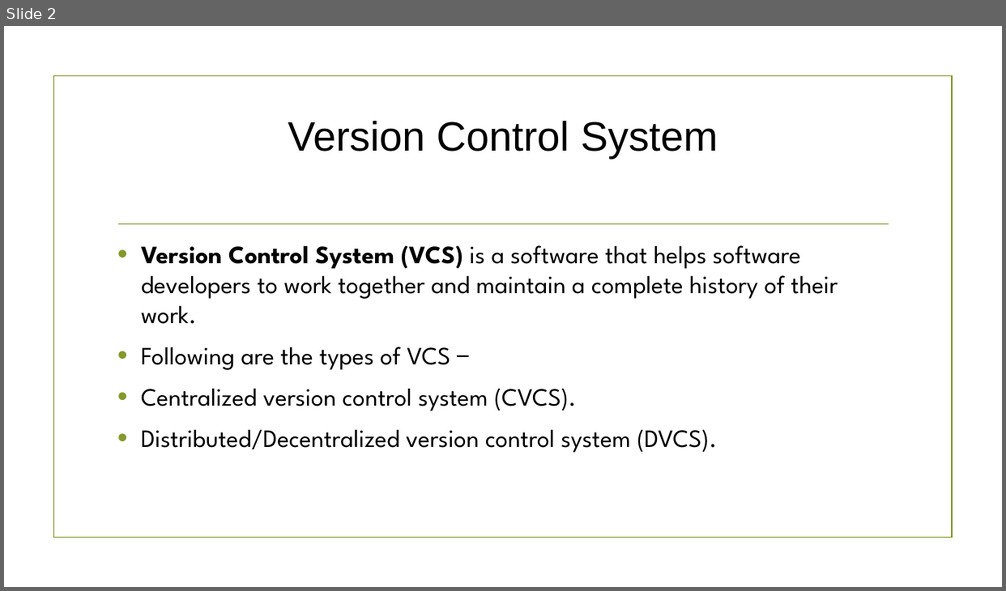
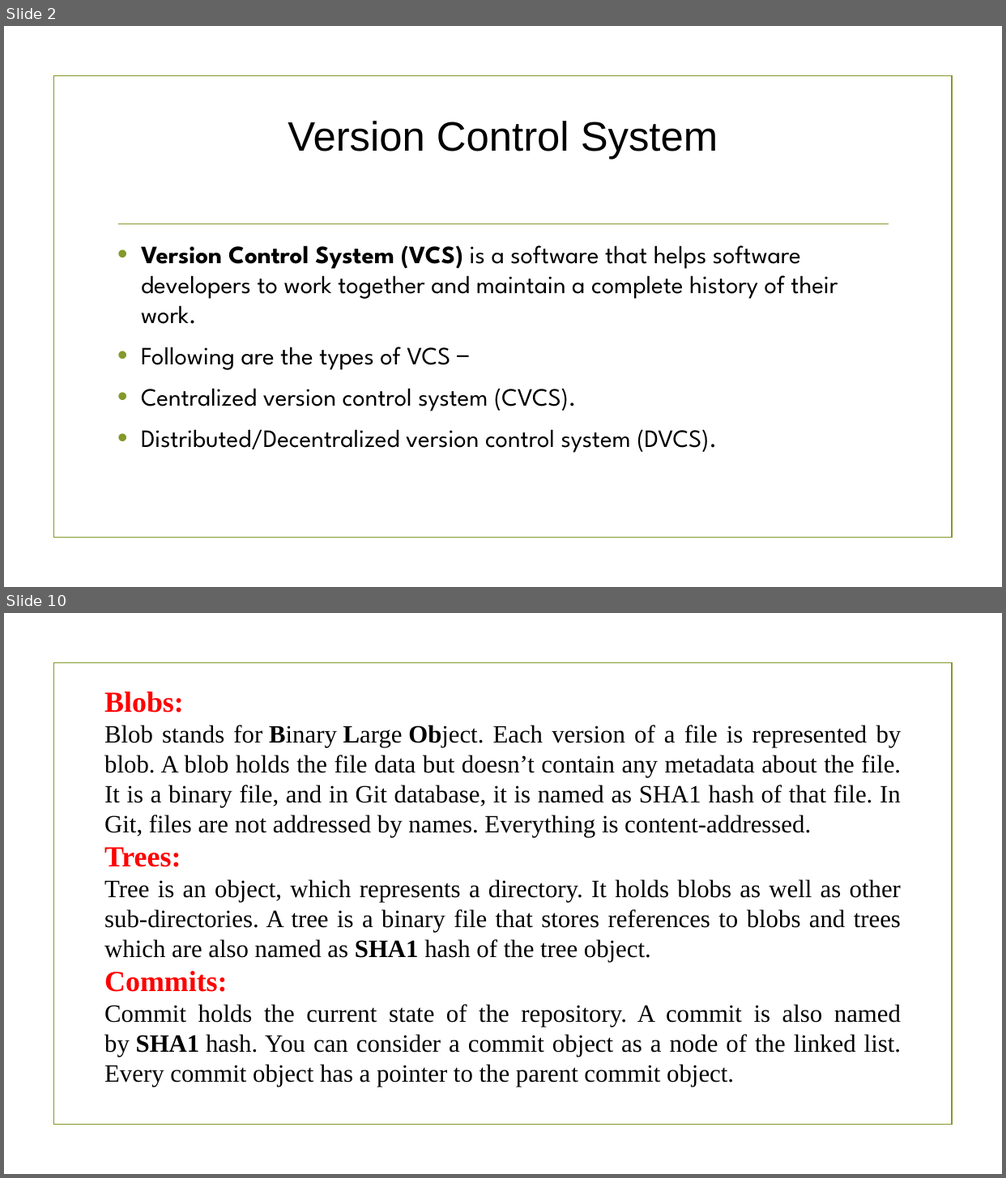
Before and after one commit to Rameshwar-Sarma/sumit, a slide deck: git.pptx. Shown one above the other, each under a label of ours: slide 2 before the commit, slides 2 and 10 after it; the slides between them are not shown. The pictures are 1006x591 and 1006x1178 pixels, drawn with LibreOffice and Linux fonts; fonts in the diff are those of the drawing; background and template pictures are left out. Boxes give left, top, right and bottom in pixels: in the first picture for what was removed or moved away, otherwise in the second. Text is boxed around its words. In the diff, an @@ line names an element or a change of style, - is before the commit and + after.

Commit message:
commands committed

```diff
--- a/git.pptx
+++ b/git.pptx
@@ slide 10 added at (4,613,1002,1174), background picture (left out); not listed: 1 template element that a slide beside it also shows @@
@@ text added at (104,692,901,1087), 24 pt, text #000000 @@
+Blobs:
+Blob stands for Binary Large Object. Each version of a file is represented by blob. A blob holds the file data but doesn’t contain any metadata about the file. It is a binary file, and in Git database, it is named as SHA1 hash of that file. In Git, files are not addressed by names. Everything is content-addressed.
+Trees:
+Tree is an object, which represents a directory. It holds blobs as well as other sub-directories. A tree is a binary file that stores references to blobs and trees which are also named as SHA1 hash of the tree object.
+Commits:
+Commit holds the current state of the repository. A commit is also named by SHA1 hash. You can consider a commit object as a node of the linked list. Every commit object has a pointer to the parent commit object.
```
Also in this commit, not shown: 5 slides changed, 7 other slides added.
